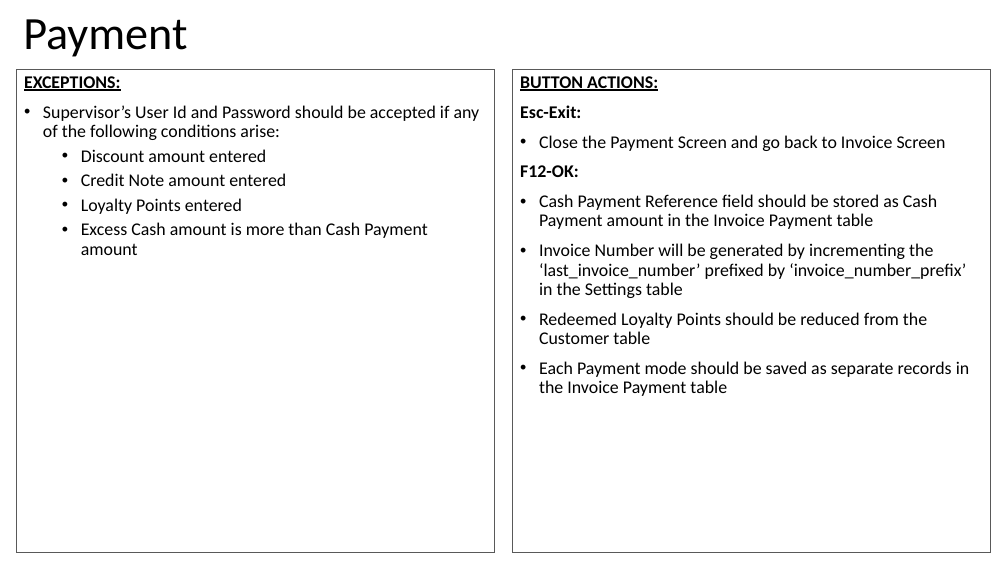
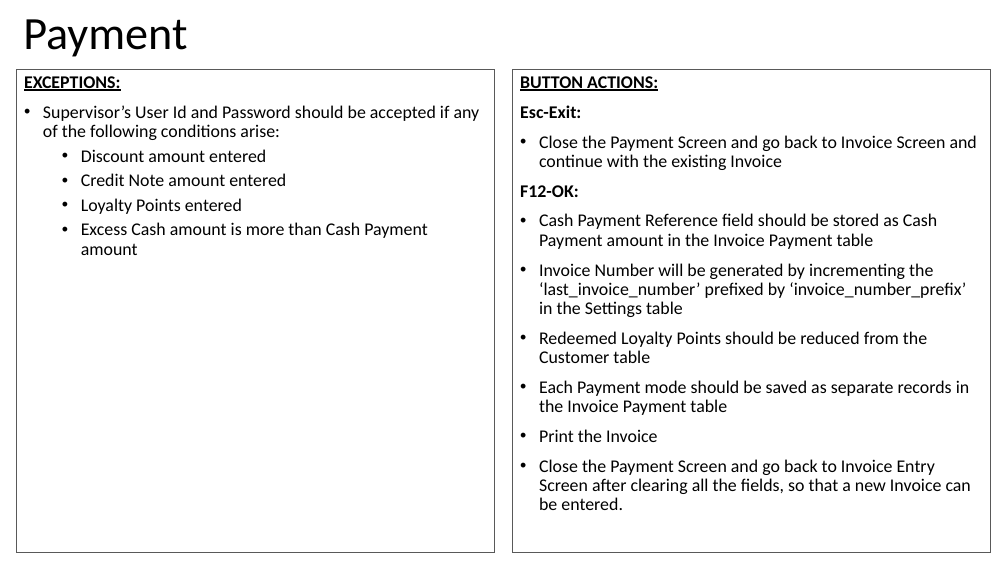
Before and after one commit to valignit/Documents, a slide deck: slide 36 of brief-specs.pptx (slide 35 before the commit). Drawn at 1008x567 pixels with LibreOffice and Linux fonts; fonts in the diff are those of the drawing. Boxes give left, top, right and bottom in pixels: in the first picture for what was removed or moved away, otherwise in the second. Text is boxed around its words. In the diff, an @@ line names an element or a change of style, - is before the commit and + after.

```diff
--- a/brief-specs.pptx
+++ b/brief-specs.pptx
@@ text in rectangle at box(539, 135, 977, 170): text changed @@
-• Close the Payment Screen and go back to Invoice Screen
+• Close the Payment Screen and go back to Invoice Screen and continue with the existing Invoice
@@ text in rectangle at box(539, 429, 971, 510): paragraphs added @@
+• Print the Invoice
+• Close the Payment Screen and go back to Invoice Entry Screen after clearing all the fields, so that a new Invoice can be entered.
```
Also in this commit, not shown: 24 other slides changed, 1 slide added.
